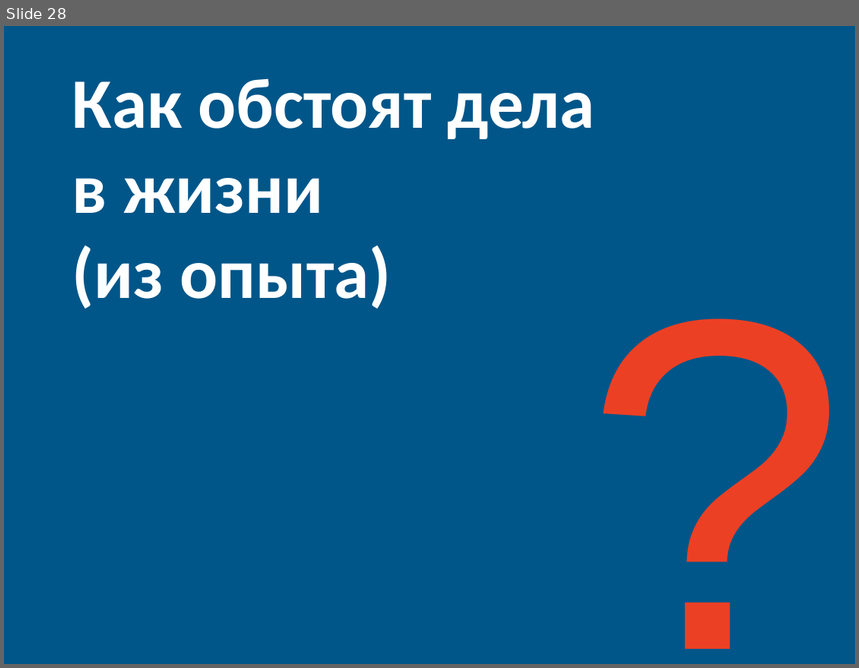
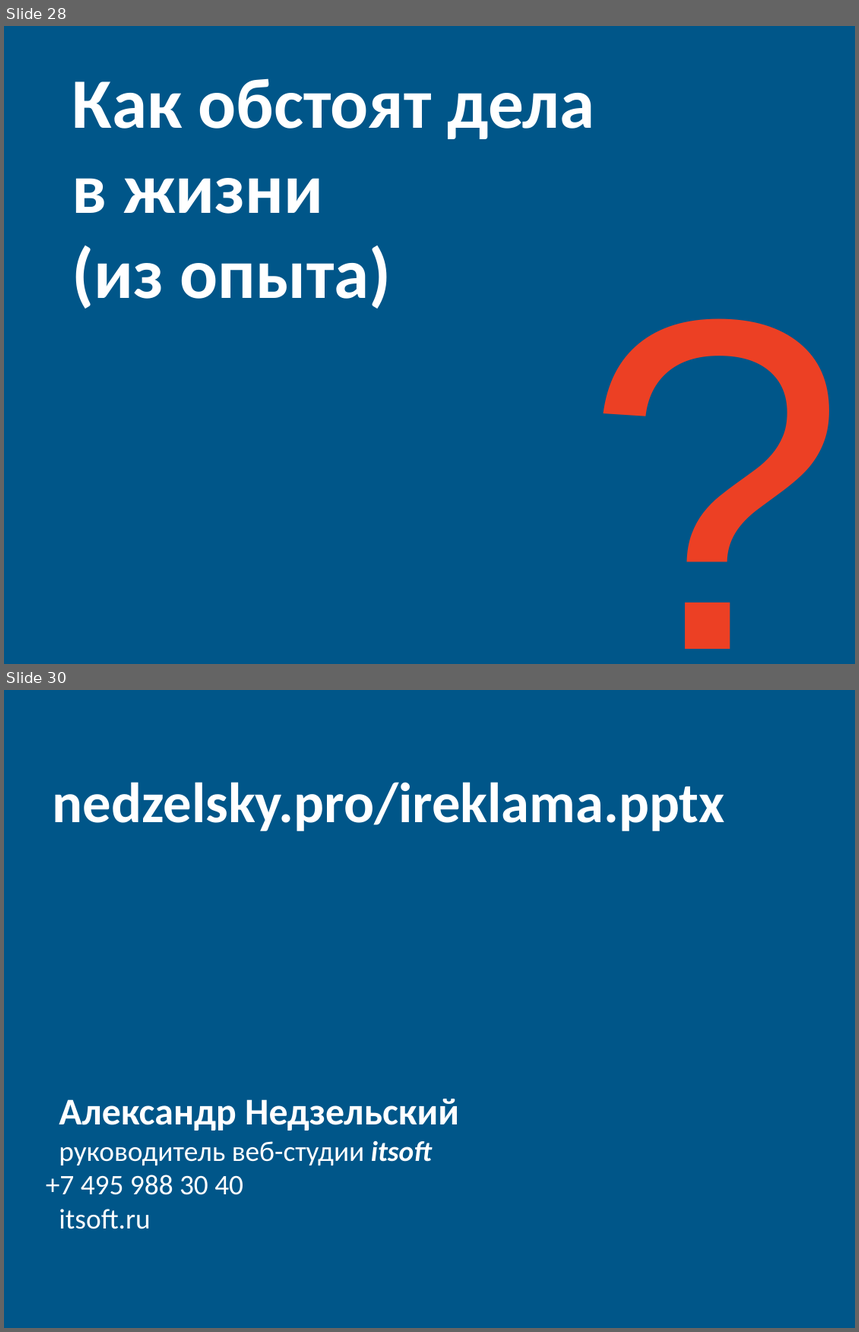
Before and after one commit to 2naive/2naive.github.io, a slide deck: ireklama.pptx. Shown one above the other, each under a label of ours: slide 28 before the commit, slides 28 and 30 after it; the slides between them are not shown. The pictures are 859x668 and 859x1332 pixels, drawn with LibreOffice and Linux fonts; fonts in the diff are those of the drawing. Boxes give left, top, right and bottom in pixels: in the first picture for what was removed or moved away, otherwise in the second. Text is boxed around its words. In the diff, an @@ line names an element or a change of style, - is before the commit and + after.

```diff
--- a/ireklama.pptx
+++ b/ireklama.pptx
@@ slide 30 added at [4, 690, 855, 1328], background #005689 @@
@@ text added at [53, 782, 725, 831], 48 pt, text #FFFFFF, bold @@
+nedzelsky.pro/ireklama.pptx
@@ title added at [59, 1099, 459, 1230], 24 pt, text #FFFFFF @@
+Александр Недзельский
+руководитель веб-студии itsoft
+itsoft.ru
@@ text added at [46, 1175, 243, 1195], 24 pt, text #FFFFFF @@
++7 495 988 30 40
```
Also in this commit, not shown: 9 slides changed, 2 other slides added, 3 slides removed.
